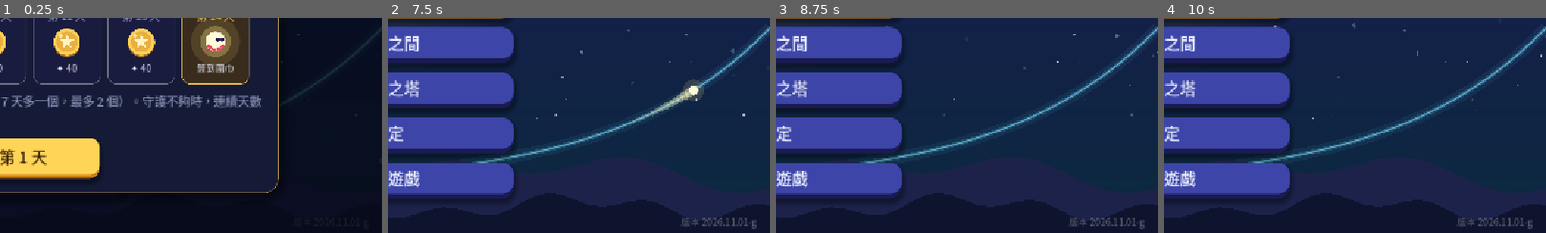
Above: before the commit, frames 1-4 (left to right).
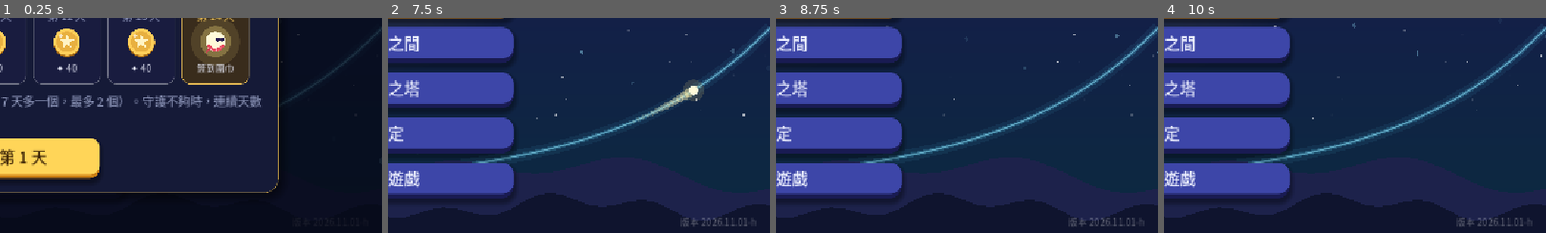
Above: after the commit, the same moments.

Repository: sam2068csie/light-spirit-journey
Game: Godot game, scene res://main_menu.tscn
Same seed, same stepped clock (60 frames per second), same inputs: the game is played once before the commit and once after it.
Inputs (mouse positions are % of the whole screen's width and height, from its top left):
- Up to frame 1 (0.25 s): no input
- Up to frame 2 (7.5 s): click "開始冒險" at 0.5 s; click "開始冒險" at 1.25 s; click "修煉之間" at 2 s; click "終焉之塔" at 2.75 s; click "設定" at 3.5 s; click "離開遊戲" at 4.25 s; click "每日任務" at 5 s; click "光靈扭蛋" at 5.75 s; click "光靈衣櫃" at 6.5 s; click "✕" at 7.25 s
- Up to frame 3 (8.75 s): tap Enter at 8 s; drag from (50, 50) to (60, 28) at 8.02 s
- Up to frame 4 (10 s): drag from (30, 55) to (45, 70) at 8.77 s; move the mouse to (60, 28) at 9.52 s; hold Right from 9.53 s (still down); tap 9 at 9.6 s
The pictures show only the part of the screen within x 50-100%, y 50-100%; the shares and areas given below are measured in that part.

The runs differ from the first frame. In frame 2, 0.1% of the frame differs, in the area x 76-97%, y 92-99%; in frame 3, 0.1%; in frame 4, 0.1%.

Commit message:
G6 半角公式 tan：先算根號裡面再開根號；根號下分數的橫線不再壓到分子 (BUILD 2026.11.01-h)
Co-Authored-By: Claude Opus 5.5 <noreply@anthropic.com>
Claude-Session: https://claude.ai/code/session_01RombajUyooAJ6yvir5uviP

Diff:
--- a/data/game.gd
+++ b/data/game.gd
@@ -560,7 +560,7 @@
 
 const DQ := preload("daily_quests.gd")
 ## 版本號（主畫面右下角會顯示）：每次交給你新的檔案時更新，方便確認手機上裝的是不是最新版
-const BUILD := "2026.11.01-g"
+const BUILD := "2026.11.01-h"
 
 
 ## 讀取各單元的資料；舊存檔（還沒有單元的版本）的今日修煉、終焉之塔紀錄搬到「指數與對數」
--- a/data/math_text.gd
+++ b/data/math_text.gd
@@ -629,8 +629,11 @@
 				run_mf = mf
 				run_solo = solo
 			run_next = i + 1
-		gl.append({"ch": ch.ch, "pos": pos, "size": int(round(fs * ch.scale)), "color": c, "w": ws[i],
-			"rad": ch.get("rad", -1), "idx": ch.get("idx", ""), "rads": ch.rads})
+		var gg := {"ch": ch.ch, "pos": pos, "size": int(round(fs * ch.scale)), "color": c, "w": ws[i],
+			"rad": ch.get("rad", -1), "idx": ch.get("idx", ""), "rads": ch.rads}
+		if ch.has("frac"):
+			gg["frac"] = ch.frac
+		gl.append(gg)
 		x += ws[i]
 	if run != "":
 		ci.draw_string(font_for(font, run_mf), run_pos, run, HORIZONTAL_ALIGNMENT_LEFT, -1, _msize(run_fs, run_mf), run_col)
@@ -706,8 +709,11 @@
 				runs.append([ch.ch, pos + Vector2(gfs * SIDE_PAD.get(ch.ch, 0.0), 0), gfs, c, i + 1, mf, _msize(gfs, mf), solo])
 		if ch.get("rad", -1) >= 0:
 			rad = true
-		gl.append({"ch": ch.ch, "pos": pos, "size": gfs, "color": c, "w": ws[i],
-			"rad": ch.get("rad", -1), "idx": ch.get("idx", ""), "rads": ch.rads})
+		var gg := {"ch": ch.ch, "pos": pos, "size": gfs, "color": c, "w": ws[i],
+			"rad": ch.get("rad", -1), "idx": ch.get("idx", ""), "rads": ch.rads}
+		if ch.has("frac"):
+			gg["frac"] = ch.frac
+		gl.append(gg)
 		x += ws[i]
 	var res := {"runs": runs, "fracs": fracs, "gl": gl, "rad": rad}
 	_ops_cache[key] = res
@@ -810,8 +816,11 @@
 	var axis := fs * FRAC_AXIS
 	var gap := fs * FRAC_GAP
 	var top := 0.0
+	var num_desc := 0.0
 	for ch in fr.num:
-		top = maxf(top, -ch.dy * fs + ch.scale * fs * 0.78 * _hk(ch))
+		top = maxf(top, -ch.dy * fs + ch.scale * fs * (0.92 if ch.has("rads") and not ch.rads.is_empty() else 0.78) * _hk(ch))
+		num_desc = maxf(num_desc, ch.dy * fs + ch.scale * fs * 0.2 * _hk(ch))
+	top += num_desc
 	var bot := 0.0
 	for ch in fr.den:
 		bot = maxf(bot, ch.dy * fs + ch.scale * fs * 0.22 * _hk(ch))
@@ -1108,7 +1117,7 @@
 			if g.has("frac"):
 				# 根號裡面是直式分數：槓要畫在分子上面，勾要伸到分母下面
 				var fe := frac_extent(g.frac, g.size)
-				top = minf(top, g.pos.y + off.y - fe.x - g.size * 0.22)
+				top = minf(top, g.pos.y + off.y - fe.x - g.size * 0.1)
 				low = maxf(low, fe.y)
 			if g.rad >= 0 and bar_y.has(g.rad):
 				top = minf(top, bar_y[g.rad] - maxf(4.0, sz * 0.18))
--- a/data/trig6_bank.gd
+++ b/data/trig6_bank.gd
@@ -293,11 +293,11 @@
 					"(1 − √2/2) ÷ 2 = (2 − √2)/4", "(1 − √2/2) ÷ 2。", T_HALF),
 				_f("cos² 22.5°", "cos²(θ/2) = (1 + cos θ) ÷ 2。", "cos²22.5° = (2 + √2) ÷ [0]", ["4"],
 					"(1 + √2/2) ÷ 2 = (2 + √2)/4", "(1 + √2/2) ÷ 2。", T_HALF),
-				_f("同乘 2", "tan(θ/2) = ±√((1 − cos θ) ÷ (1 + cos θ))，22.5° 在第一象限取正。根號裡分子、分母同乘 2：", "tan 22.5° = √((2 − √2) ÷ ([0] + √2))", ["2"],
-					"tan 22.5° = √((2 − √2) ÷ (2 + √2))", "(1 + √2/2) × 2。", T_HALF),
-				_f("湊平方", "根號裡分子、分母同乘 (2 − √2)：分母 (2 + √2)(2 − √2) = 2。", "tan 22.5° = √((2 − √2)² ÷ [0])", ["2"],
-					"tan 22.5° = √((2 − √2)² ÷ 2)", "(2 + √2)(2 − √2) = 4 − 2。", T_HALF),
-				_f("開根號", "開根號：(2 − √2) ÷ √2。", "tan 22.5° = √2 − [0]", ["1"],
+				_f("同乘 2", "tan(θ/2) = ±√((1 − cos θ) ÷ (1 + cos θ))，22.5° 在第一象限取正。先算根號裡面：(1 − √2/2) ÷ (1 + √2/2)，分子、分母同乘 2：", "根號裡 = (2 − √2) ÷ ([0] + √2)", ["2"],
+					"根號裡 = (2 − √2) ÷ (2 + √2)", "(1 + √2/2) × 2。", T_HALF),
+				_f("湊平方", "分子、分母再同乘 (2 − √2)：分母 (2 + √2)(2 − √2) = 2。", "根號裡 = (2 − √2)² ÷ [0]", ["2"],
+					"根號裡 = (2 − √2)² ÷ 2", "(2 + √2)(2 − √2) = 4 − 2。", T_HALF),
+				_f("開根號", "開根號：分子 (2 − √2)，分母 √2，再化簡。", "tan 22.5° = √2 − [0]", ["1"],
 					"tan 22.5° = (2 − √2) ÷ √2 = √2 − 1", "2 ÷ √2 = √2，√2 ÷ √2 = 1。", T_HALF),
 			 ]},
 			{"eq": "反射線在 θ = 30°，求鏡面 θ/2 的\ntan 與 cos²",
@@ -306,11 +306,11 @@
 					"鏡面 = 30° ÷ 2 = 15°", "30° ÷ 2。", T_HALF),
 				_c("半角的 tan", "tan(θ/2) 的半角公式是哪一個？", ["±√((1 − cos θ) ÷ (1 + cos θ))", "±√((1 + cos θ) ÷ (1 − cos θ))", "±√((1 − cos θ) ÷ 2)", "(1 − cos θ) ÷ (1 + cos θ)"], 0,
 					"tan = sin ÷ cos：√((1 − cos θ)/2) ÷ √((1 + cos θ)/2)，2 約掉。", "sin 配 1 −、cos 配 1 +，相除。", "tan(θ/2) = ±√((1 − cos θ) ÷ (1 + cos θ))", T_HALF),
-				_f("同乘 2", "θ = 30°，15° 在第一象限取正：tan 15° = √((1 − √3/2) ÷ (1 + √3/2))。根號裡分子、分母同乘 2：", "tan 15° = √((2 − √3) ÷ ([0] + √3))", ["2"],
-					"tan 15° = √((2 − √3) ÷ (2 + √3))", "(1 + √3/2) × 2。", T_HALF),
-				_f("湊平方", "根號裡分子、分母同乘 (2 − √3)：分母 (2 + √3)(2 − √3) = 1。", "tan 15° = √((2 − √3)² ÷ [0])", ["1"],
-					"tan 15° = √((2 − √3)²)", "4 − 3。", T_HALF),
-				_f("開根號", "2 − √3 > 0，開根號直接拿掉平方。", "tan 15° = [0] − √3", ["2"],
+				_f("同乘 2", "θ = 30°，15° 在第一象限取正。先算根號裡面：(1 − √3/2) ÷ (1 + √3/2)，分子、分母同乘 2：", "根號裡 = (2 − √3) ÷ ([0] + √3)", ["2"],
+					"根號裡 = (2 − √3) ÷ (2 + √3)", "(1 + √3/2) × 2。", T_HALF),
+				_f("湊平方", "分子、分母再同乘 (2 − √3)：分母 (2 + √3)(2 − √3) = 1。", "根號裡 = (2 − √3)² ÷ [0]", ["1"],
+					"根號裡 = (2 − √3)²", "4 − 3。", T_HALF),
+				_f("開根號", "tan 15° = √(根號裡)，2 − √3 > 0，開根號直接拿掉平方。", "tan 15° = [0] − √3", ["2"],
 					"tan 15° = 2 − √3", "√((2 − √3)²) = 2 − √3。", T_HALF),
 				_f("cos² 15°", "cos²(θ/2) = (1 + cos θ) ÷ 2。", "cos²15° = (2 + √3) ÷ [0]", ["4"],
 					"(1 + √3/2) ÷ 2 = (2 + √3)/4", "(1 + √3/2) ÷ 2。", T_HALF),
@@ -323,11 +323,11 @@
 					"cos²(θ/2) = (1 + cos θ) ÷ 2", "(1 + cos θ) 再除以 2。", T_HALF),
 				_f("cos² 67.5°", "θ = 135°，cos 135° = −√2/2。", "cos²67.5° = (2 − √2) ÷ [0]", ["4"],
 					"(1 − √2/2) ÷ 2 = (2 − √2)/4", "(1 + (−√2/2)) ÷ 2。", T_HALF),
-				_f("同乘 2", "tan(θ/2) = ±√((1 − cos θ) ÷ (1 + cos θ))，67.5° 在第一象限取正；cos 135° = −√2/2。根號裡分子、分母同乘 2：", "tan 67.5° = √((2 + √2) ÷ ([0] − √2))", ["2"],
-					"tan 67.5° = √((2 + √2) ÷ (2 − √2))", "(1 − √2/2) × 2。", T_HALF),
-				_f("湊平方", "根號裡分子、分母同乘 (2 + √2)：分母 (2 − √2)(2 + √2) = 2。", "tan 67.5° = √((2 + √2)² ÷ [0])", ["2"],
-					"tan 67.5° = √((2 + √2)² ÷ 2)", "4 − 2。", T_HALF),
-				_f("開根號", "開根號：(2 + √2) ÷ √2。", "tan 67.5° = √2 + [0]", ["1"],
+				_f("同乘 2", "tan(θ/2) = ±√((1 − cos θ) ÷ (1 + cos θ))，67.5° 在第一象限取正；cos 135° = −√2/2。先算根號裡面：(1 + √2/2) ÷ (1 − √2/2)，分子、分母同乘 2：", "根號裡 = (2 + √2) ÷ ([0] − √2)", ["2"],
+					"根號裡 = (2 + √2) ÷ (2 − √2)", "(1 − √2/2) × 2。", T_HALF),
+				_f("湊平方", "分子、分母再同乘 (2 + √2)：分母 (2 − √2)(2 + √2) = 2。", "根號裡 = (2 + √2)² ÷ [0]", ["2"],
+					"根號裡 = (2 + √2)² ÷ 2", "4 − 2。", T_HALF),
+				_f("開根號", "開根號：分子 (2 + √2)，分母 √2，再化簡。", "tan 67.5° = √2 + [0]", ["1"],
 					"tan 67.5° = (2 + √2) ÷ √2 = √2 + 1", "2 ÷ √2 = √2，√2 ÷ √2 = 1。", T_HALF),
 			 ]},
 		 ]},
